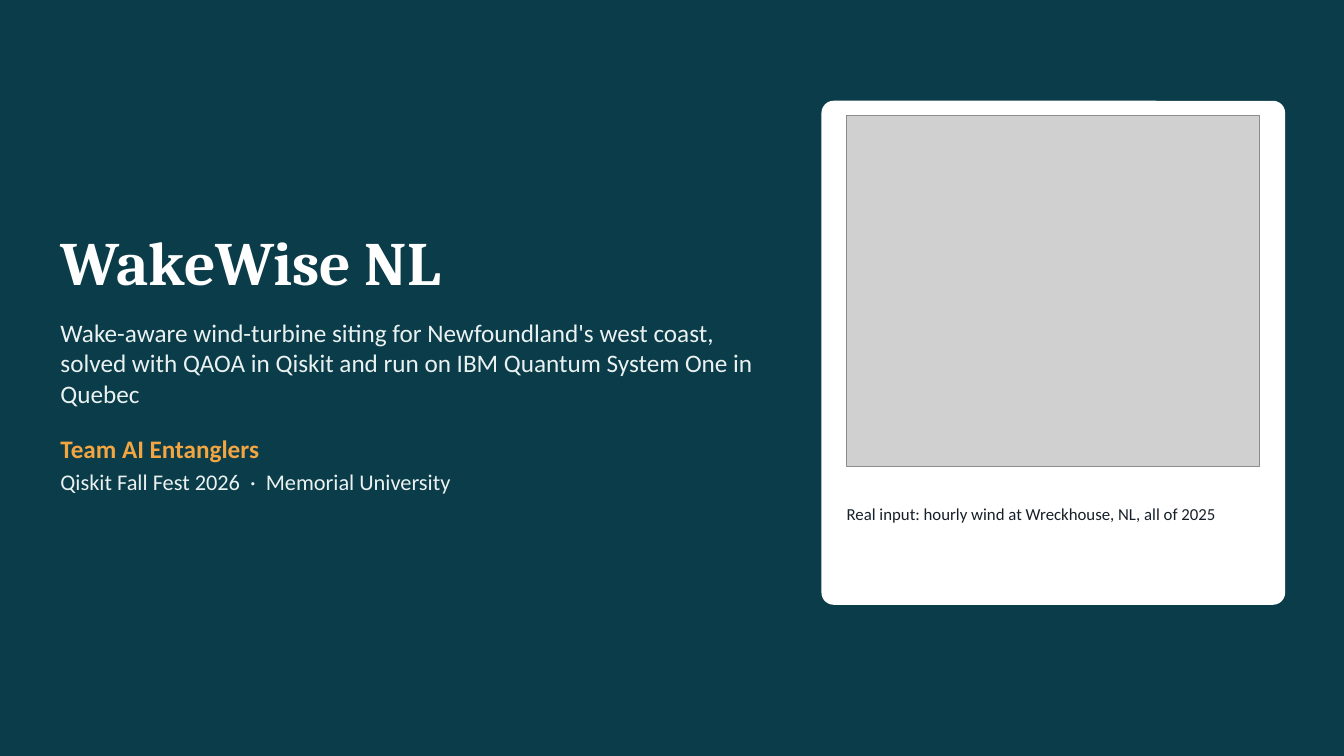
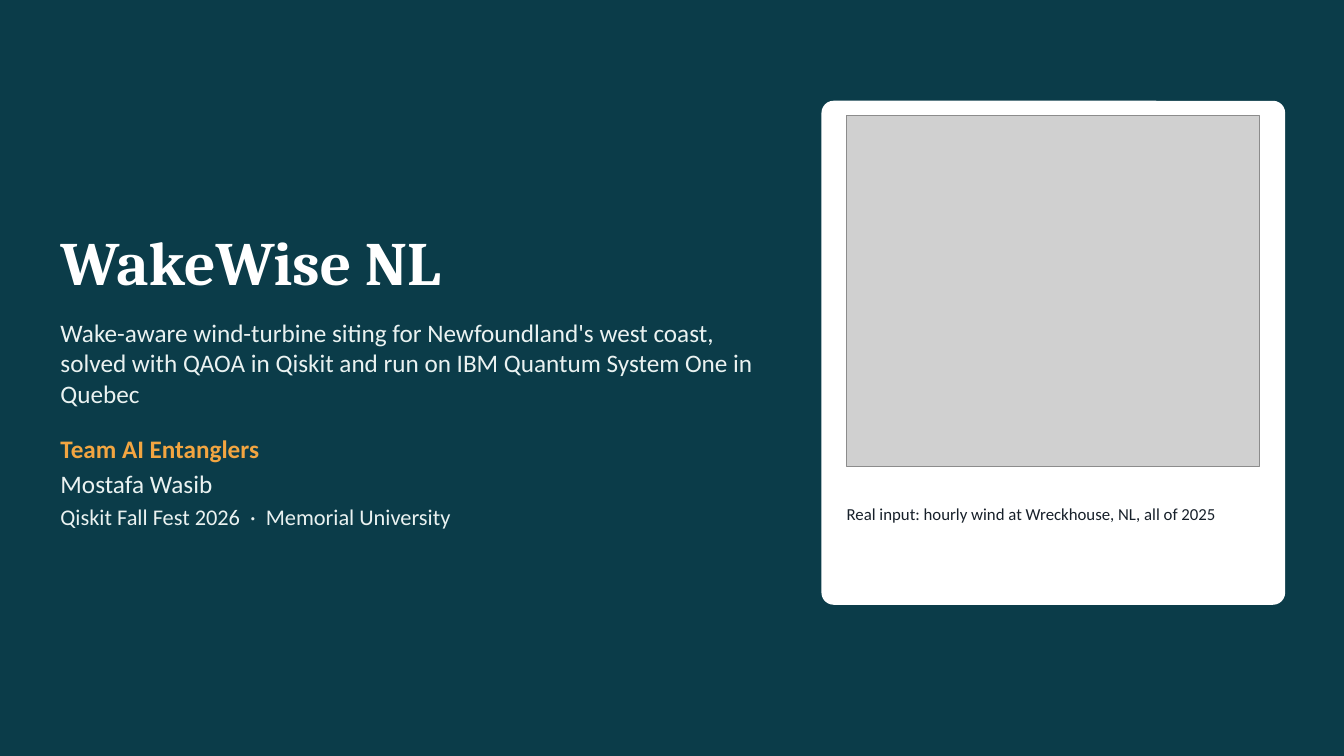
Before and after one commit to mrw-soumik/Qiskit-AI-Entanglers-, a slide deck: slide 1 of slides/WakeWise_NL_AI_Entanglers.pptx. Drawn at 1344x756 pixels with LibreOffice and Linux fonts; fonts in the diff are those of the drawing; grey boxes stand for pictures. Boxes give left, top, right and bottom in pixels: in the first picture for what was removed or moved away, otherwise in the second. Text is boxed around its words. In the diff, an @@ line names an element or a change of style, - is before the commit and + after.

```diff
--- a/slides/WakeWise_NL_AI_Entanglers.pptx
+++ b/slides/WakeWise_NL_AI_Entanglers.pptx
@@ text at [60, 475, 212, 493]: paragraph added @@
+Mostafa Wasib
```
Also in this commit, not shown: 4 other files.
